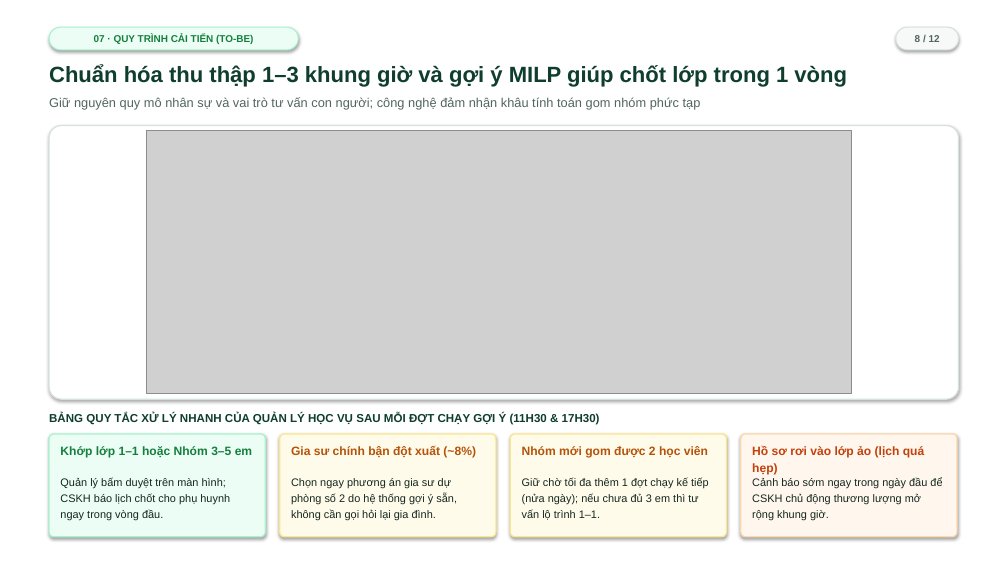
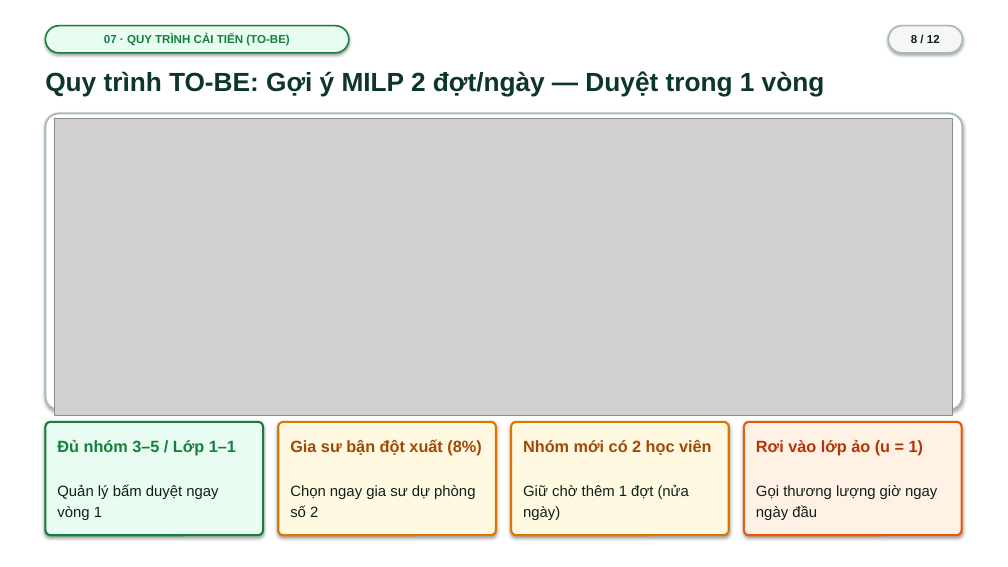
Before and after one commit to longvq1305/khdv-catplus, a slide deck: slide 8 of du_an_nhom20/Slide_Thuyet_Trinh_Nhom20_CatPlus.pptx. Drawn at 1008x567 pixels with LibreOffice and Linux fonts; fonts in the diff are those of the drawing; grey boxes stand for pictures. Boxes give left, top, right and bottom in pixels: in the first picture for what was removed or moved away, otherwise in the second. Text is boxed around its words. In the diff, an @@ line names an element or a change of style, - is before the commit and + after.

```diff
--- a/du_an_nhom20/Slide_Thuyet_Trinh_Nhom20_CatPlus.pptx
+++ b/du_an_nhom20/Slide_Thuyet_Trinh_Nhom20_CatPlus.pptx
@@ rounded rectangle "07 · QUY TRÌNH CẢI ..." resized from (x1=49, y1=27, x2=298, y2=50) to (x1=45, y1=26, x2=349, y2=53) @@
@@ rounded rectangle "07 · QUY TRÌNH CẢI ..." at (x1=45, y1=26, x2=349, y2=53): size 9.5 to 11 pt; fill #ECFDF5 to #E8FCF1; outline #A7F3D0 1 pt to #15803D 1.5 pt @@
@@ rounded rectangle "8 / 12" resized from (x1=896, y1=27, x2=959, y2=50) to (x1=889, y1=26, x2=963, y2=53) @@
@@ rounded rectangle "8 / 12" at (x1=889, y1=26, x2=963, y2=53): size 9.5 to 11 pt, text colour #52665D to #0F2018; fill #F6F9F7 to #F4F7F5; outline #D8E2DC 1 pt to #A8BAB1 1.5 pt @@
@@ text at (x1=45, y1=71, x2=825, y2=97): text changed; size 21 to 25 pt; text colour #0F3D2E to #0C3628 @@
-Chuẩn hóa thu thập 1–3 khung giờ và gợi ý MILP giúp chốt lớp trong 1 vòng
+Quy trình TO-BE: Gợi ý MILP 2 đợt/ngày — Duyệt trong 1 vòng
@@ rounded rectangle resized from (x1=49, y1=126, x2=959, y2=399) to (x1=45, y1=113, x2=963, y2=410) @@
@@ rounded rectangle at (x1=45, y1=113, x2=963, y2=410): outline #D8E2DC 1.2 pt to #A8BAB1 1.8 pt @@
@@ text removed at (x1=49, y1=97, x2=701, y2=110) @@
-Giữ nguyên quy mô nhân sự và vai trò tư vấn con người; công nghệ đảm nhận khâu tính toán gom nhóm phức tạp
@@ picture resized from (x1=147, y1=131, x2=851, y2=394) to (x1=54, y1=118, x2=953, y2=415) @@
@@ text removed at (x1=49, y1=413, x2=600, y2=425) @@
-BẢNG QUY TẮC XỬ LÝ NHANH CỦA QUẢN LÝ HỌC VỤ SAU MỖI ĐỢT CHẠY GỢI Ý (11H30 & 17H30)
@@ rounded rectangle resized from (x1=49, y1=434, x2=265, y2=537) to (x1=45, y1=422, x2=263, y2=535) @@
@@ rounded rectangle at (x1=45, y1=422, x2=263, y2=535): fill #ECFDF5 to #E8FCF1; outline #A7F3D0 1.2 pt to #15803D 2 pt @@
@@ text at (x1=57, y1=440, x2=236, y2=455): text changed; size 11.5 to 15.5 pt @@
-Khớp lớp 1–1 hoặc Nhóm 3–5 em
+Đủ nhóm 3–5 / Lớp 1–1
@@ rounded rectangle resized from (x1=280, y1=434, x2=496, y2=537) to (x1=278, y1=422, x2=496, y2=535) @@
@@ rounded rectangle at (x1=278, y1=422, x2=496, y2=535): fill #FFFBEB to #FEF9E0; outline #FDE68A 1.2 pt to #D97706 2 pt @@
@@ text at (x1=290, y1=439, x2=481, y2=455): text changed; size 11.5 to 15.5 pt; text colour #B45309 to #A14807 @@
-Gia sư chính bận đột xuất (~8%)
+Gia sư bận đột xuất (8%)
@@ rounded rectangle at (x1=511, y1=422, x2=729, y2=535): fill #FFFBEB to #FEF9E0; outline #FDE68A 1.2 pt to #D97706 2 pt @@
@@ rounded rectangle resized from (x1=510, y1=434, x2=727, y2=537) to (x1=511, y1=422, x2=729, y2=535) @@
@@ text at (x1=523, y1=440, x2=712, y2=455): text changed; size 11.5 to 15.5 pt; text colour #B45309 to #A14807 @@
-Nhóm mới gom được 2 học viên
+Nhóm mới có 2 học viên
@@ rounded rectangle resized from (x1=741, y1=434, x2=957, y2=537) to (x1=744, y1=422, x2=962, y2=535) @@
@@ rounded rectangle at (x1=744, y1=422, x2=962, y2=535): fill #FFF7ED to #FFF1E4; outline #FED7AA 1.2 pt to #EA580C 2 pt @@
@@ text at (x1=756, y1=440, x2=923, y2=455): text changed; size 11.5 to 15.5 pt; text colour #C2410C to #B43408 @@
-Hồ sơ rơi vào lớp ảo (lịch quá hẹp)
+Rơi vào lớp ảo (u = 1)
@@ text at (x1=57, y1=484, x2=218, y2=520): text changed; size 10.4 to 14.2 pt; text colour #14261E to #0F2018 @@
-Quản lý bấm duyệt trên màn hình; CSKH báo lịch chốt cho phụ huynh ngay trong vòng đầu.
+Quản lý bấm duyệt ngay vòng 1
@@ text at (x1=290, y1=485, x2=475, y2=517): text changed; size 10.4 to 14.2 pt; text colour #14261E to #0F2018 @@
-Chọn ngay phương án gia sư dự phòng số 2 do hệ thống gợi ý sẵn, không cần gọi hỏi lại gia đình.
+Chọn ngay gia sư dự phòng số 2
@@ text at (x1=523, y1=484, x2=689, y2=520): text changed; size 10.4 to 14.2 pt; text colour #14261E to #0F2018 @@
-Giữ chờ tối đa thêm 1 đợt chạy kế tiếp (nửa ngày); nếu chưa đủ 3 em thì tư vấn lộ trình 1–1.
+Giữ chờ thêm 1 đợt (nửa ngày)
@@ text at (x1=756, y1=485, x2=937, y2=520): text changed; size 10.4 to 14.2 pt; text colour #14261E to #0F2018 @@
-Cảnh báo sớm ngay trong ngày đầu để CSKH chủ động thương lượng mở rộng khung giờ.
+Gọi thương lượng giờ ngay ngày đầu
```
Also in this commit, not shown: 11 other slides changed, 10 other files.
